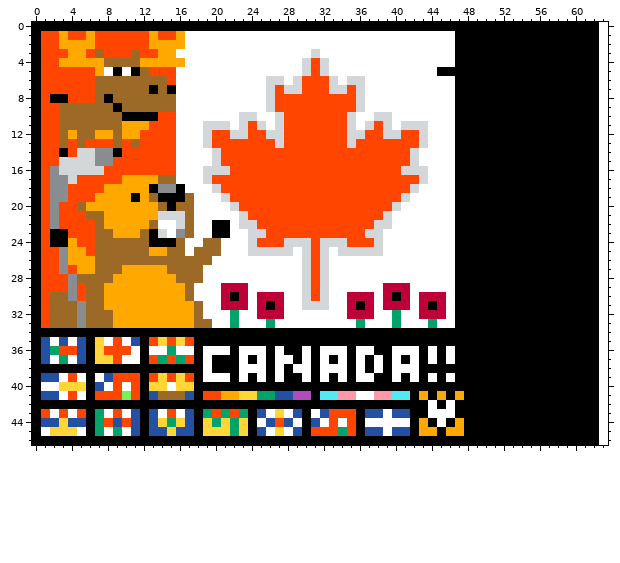
Pixel-art sprite, stored at outputs/canada.full.png. The picture above was drawn from the file before the commit.
The file is 63x47 pixels. The old version is drawn lined up with the new one, on the new canvas.
New version:
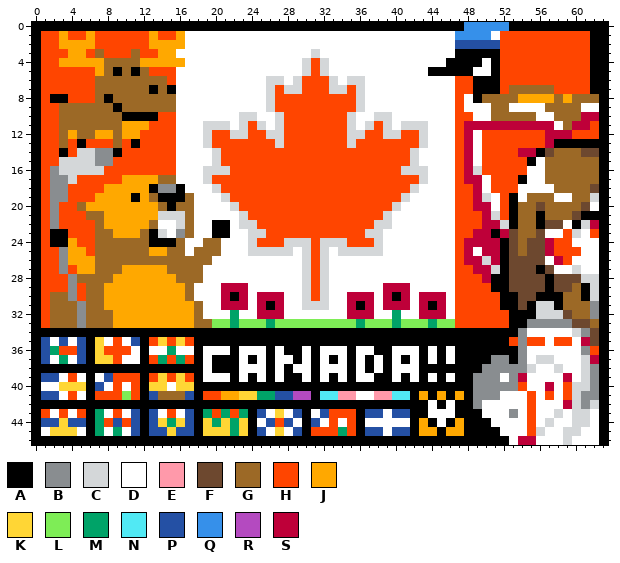
Palette (. is transparent): A #000000  B #898d90  C #d4d7d9  D #ffffff  E #ff99aa  F #6d482f  G #9c6926  H #ff4500  J #ffa800  K #ffd635  L #7eed56  M #00a368  N #51e9f4  P #2450a4  Q #3690ea  R #b44ac0  S #be0039
Difference:
canvas 63x47 -> 64x47
y 0: x 48..52 AAAAA -> QQQQQ; x 63 . -> A
y 1: x 47..61 AAAAAAAAAAAAAAA -> QQQQDHHHHHHHHHH; x 63 . -> A
y 2: x 47..61 AAAAAAAAAAAAAAA -> PPPPPHHHHHHHHHH; x 63 . -> A
y 3: x 52..61 AAAAAAAAAA -> HHHHHHHHHH; x 63 . -> A
y 4: x 46 D -> A; x 50 A -> D; x 52..61 AAAAAAAAAA -> HHHHHHHHHH; x 63 . -> A
y 5: x 8 D -> G; x 10 D -> G; x 44 D -> A; x 49..50 AA -> DD; x 52..61 AAAAAAAAAA -> HHHHHHHHHH; x 63 . -> A
y 6: x 47..48 AA -> HH; x 52..61 AAAAAAAAAA -> HHHHHHHHHH; x 63 . -> A
y 7: x 47..48 AA -> HH; x 52..61 AAAAAAAAAA -> HGGGGGHHHH; x 63 . -> A
y 8: x 47..48 AA -> HD; x 50..63 AAAAAAAAAAAAA. -> GGGGJJJJGJGGGA
y 9: x 47..63 AAAAAAAAAAAAAAAA. -> HDDDGGDDDDGGGGDDA
y 10: x 47..63 AAAAAAAAAAAAAAAA. -> HHDDGGGGGDDGGGSSA
y 11: x 47..63 AAAAAAAAAAAAAAAA. -> HSSSSSSSSSSDGSSHA
y 12: x 47..63 AAAAAAAAAAAAAAAA. -> HSDHHHHHHHSSSHHHA
y 13: x 5 G -> A; x 11 G -> A; x 47..57 AAAAAAAAAAA -> HSDHHHHHHHS; x 63 . -> A
y 14: x 47..55 AAAAAAAAA -> HSDHHHHSS; x 57..63 AAAAAA. -> FGGGFFA
y 15: x 47..54 AAAAAAAA -> HSDHHHHH; x 56..63 AAAAAAA. -> DGGGGGGA
y 16: x 47..63 AAAAAAAAAAAAAAAA. -> HSCHHHHHDDGGGGGGA
y 17: x 47..53 AAAAAAA -> HSSDHHH; x 55..63 AAAAAAAA. -> DDGGGGGGA
y 18: x 47..63 AAAAAAAAAAAAAAAA. -> HHSDHHHDDDDGGGGFA
y 19: x 47..52 AAAAAA -> HHSCDH; x 54..63 AAAAAAAAA. -> DGGGDDGGCA
y 20: x 47..52 AAAAAA -> HHSSDH; x 54..63 AAAAAAAAA. -> GGFGGGGFDA
y 21: x 47..52 AAAAAA -> HHHSCH; x 54..55 AA -> GG; x 57..60 AAAA -> GGGF; x 63 . -> A
y 22: x 47..52 AAAAAA -> HHHSSC; x 54..55 AA -> GG; x 57..59 AAA -> FFD; x 61..63 AA. -> CSA
y 23: x 47..50 AAAA -> HHSS; x 52..63 AAAAAAAAAAA. -> SFGGFDDHCDHA
y 24: x 47..51 AAAAA -> HSSSS; x 53..63 AAAAAAAAAA. -> FGFFSHHDDDA
y 25: x 47..51 AAAAA -> HSDSS; x 53..63 AAAAAAAAAA. -> FGFFSHHHDDA
y 26: x 47..51 AAAAA -> HSSCS; x 53..63 AAAAAAAAAA. -> FFFFDSHDDDA
y 27: x 47..51 AAAAA -> HHSSC; x 53..55 AAA -> FFF; x 57..63 AAAAAA. -> FDDCDDA
y 28: x 47..50 AAAA -> HHHS; x 53..56 AAAA -> FFFF; x 58..63 AAAAA. -> FFFCCA
y 29: x 47..50 AAAA -> HHHH; x 53..56 AAAA -> FFFF; x 58..60 AAA -> FFG; x 62..63 A. -> CA
y 30: x 47..51 AAAAA -> HHHHH; x 54..55 AA -> FF; x 59..60 AA -> GG; x 62..63 A. -> CA
y 31: x 47..51 AAAAA -> HHHHH; x 54 A -> F; x 56..57 AA -> CC; x 59..63 AAAA. -> GGGBA
y 32: x 47..52 AAAAAA -> HHHHHH; x 56..63 AAAAAAA. -> CCCFGGBA
y 33: x 20..21 DD -> LL; x 23..25 DDD -> LLL; x 27..35 DDDDDDDDD -> LLLLLLLLL; x 37..39 DDD -> LLL; x 41..43 DDD -> LLL; x 45..52 DDAAAAAA -> LLHHHHHH; x 55..63 AAAAAAAA. -> BBBBBFFGA
y 34: x 54..63 AAAAAAAAA. -> BDDDDDCBFA
y 35: x 53..63 AAAAAAAAAA. -> HBHHDHHDSFA
y 36: x 54..63 AAAAAAAAA. -> BDDDDDDBHA
y 37: x 51..52 AA -> BB; x 54..63 AAAAAAAAA. -> BDCCDDDCSA
y 38: x 50..63 AAAAAAAAAAAAA. -> BBBBBCDDCDDCBA
y 39: x 49..63 AAAAAAAAAAAAAA. -> BBBDBSDDDDSDCBA
y 40: x 49..63 AAAAAAAAAAAAAA. -> BBBBBHDDSDHCCBA
y 41: x 49..63 AAAAAAAAAAAAAA. -> BBBDDDHDHDHCBBA
y 42: x 49..63 AAAAAAAAAAAAAA. -> BDDDDDHDDDSCBCA
y 43: x 50..63 AAAAAAAAAAAAA. -> DDDBDHDDCDCCDA
y 44: x 51..63 AAAAAAAAAAAA. -> DDDDHDCDDCCDA
y 45: x 52..63 AAAAAAAAAAA. -> DDDHCDDCCDDA
y 46: x 53..63 AAAAAAAAAA. -> DSSDDDCDDDA
Changed places in both pictures, as pixel boxes (x1, y1, x2, y2):
changed: (212, 22, 608, 445)
changed: (104, 67, 131, 76)
changed: (77, 139, 86, 148)
changed: (131, 139, 140, 148)
